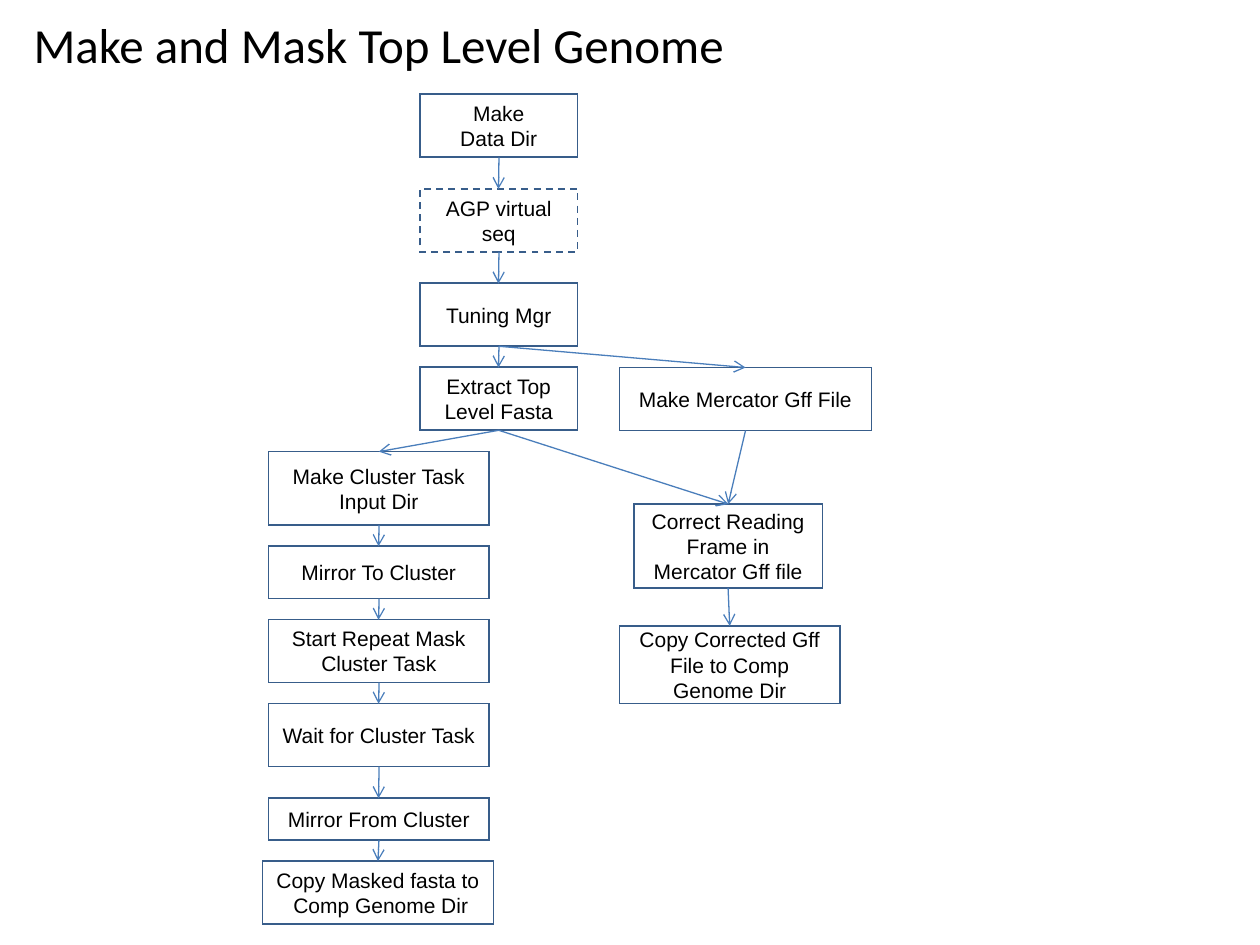
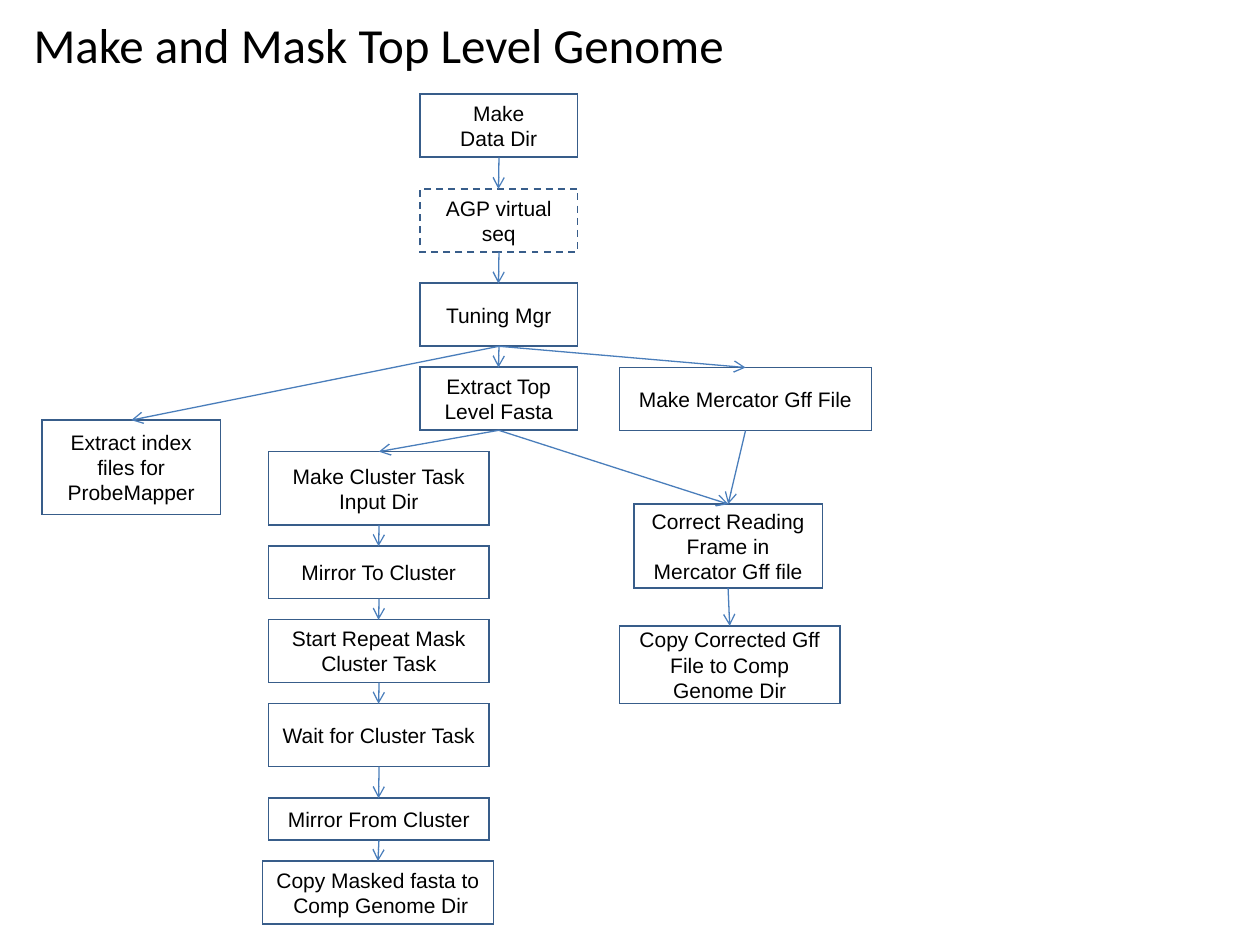
Before and after one commit to VEuPathDB/ApiCommonWorkflow, a slide deck: slide 6 of Main/doc/IntegratedWorkflow.ppt. Drawn at 1260x945 pixels with LibreOffice and Linux fonts; fonts in the diff are those of the drawing. Boxes give left, top, right and bottom in pixels: in the first picture for what was removed or moved away, otherwise in the second. Text is boxed around its words. In the diff, an @@ line names an element or a change of style, - is before the commit and + after.

```diff
--- a/Main/doc/IntegratedWorkflow.ppt
+++ b/Main/doc/IntegratedWorkflow.ppt
@@ arrow added from (499, 346) to (131, 420), #4A7EBB 0.74 pt @@
@@ rectangle added at [42, 420, 220, 514], outline #385D8A 0.99 pt, 12 pt, text #000000 @@
+Extract index files for ProbeMapper
```
Also in this commit, not shown: 5 other slides changed, 4 slides added.
